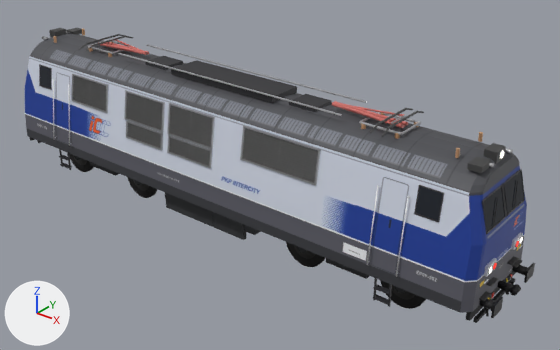
A saved change to the glTF model gra/modele/EP09.glb.
Camera for both pictures: a 50 mm lens placed at (13.36, -14.65, 10.96), pointed at (1.2, 0.55, 1.54). Lighting does not change. The marker at lower left points along +X, +Y and +Z. The picture after the commit comes second. Vertices at exactly the same position are counted once.

Names of what the first picture shows: 'EP09_det_kratka', 'EP09_det_lamela', 'EP09_det_porecz', 'EP09_det_rama', 'EP09_det_szklo', 'EP09_pod_kolo', 'EP09_pod_obrecz', 'EP09_pod_rama', 'EP09_pod_skrz', 'EP09_pudlo', 'EP09_rama', 'EP09_ramie', 'EP09_skrzynia' and 10 more.
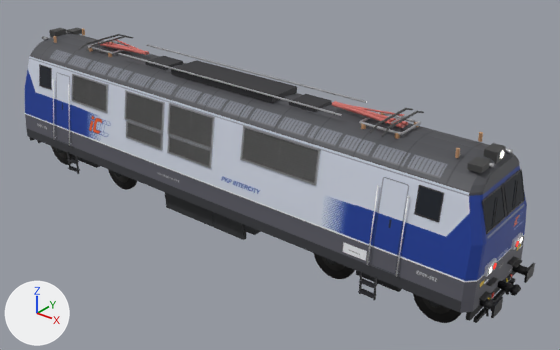
Location of each change, [x1, y1, x2, y2] in pixels of the pictures (560 x 350 px; the box of a moved part takes in the faces that stretch with it):
'EP09_pod_kolo', reshaped (mostly hidden)
    before: [69, 153, 426, 309]
    after: [51, 146, 461, 323]
'EP09_det_rama', reshaped
    before: [39, 65, 525, 307]
    after: [39, 65, 525, 300]
'EP09_pod_obrecz', reshaped (mostly hidden)
    before: [73, 155, 415, 300]
    after: [56, 149, 450, 314]
part 1 of me_sześcian_001, moved or reshaped
    before: [373, 277, 377, 300]
    after: [359, 271, 362, 294]
part 2 of me_sześcian_001, moved or reshaped
    before: [388, 283, 392, 307]
    after: [373, 277, 377, 300]
part 3 of me_sześcian_001, moved or reshaped
    before: [373, 295, 389, 305]
    after: [358, 289, 374, 298]
part 4 of me_sześcian_001, moved or reshaped
    before: [373, 285, 392, 294]
    after: [359, 279, 375, 288]
part 5 of me_sześcian_001, moved or reshaped
    before: [67, 152, 71, 170]
    after: [75, 155, 79, 174]
part 6 of me_sześcian_001, moved or reshaped
    before: [59, 149, 63, 167]
    after: [67, 152, 71, 170]
part 7 of me_sześcian_001, moved or reshaped
    before: [60, 163, 72, 168]
    after: [68, 166, 80, 172]
part 8 of me_sześcian_001, moved or reshaped
    before: [59, 155, 71, 160]
    after: [67, 158, 79, 164]
part 9 of me_cylinder_001, moved or reshaped
    before: [69, 153, 94, 172]
    after: [51, 146, 76, 165]
part 10 of me_cylinder_001, moved or reshaped
    before: [127, 177, 158, 198]
    after: [108, 169, 137, 190]
part 11 of me_cylinder_001, moved or reshaped
    before: [286, 242, 325, 267]
    after: [314, 253, 355, 279]
part 12 of me_cylinder_001, moved or reshaped
    before: [380, 280, 426, 309]
    after: [413, 294, 461, 323]
part 13 of me_cylinder_002, moved or reshaped
    before: [73, 155, 87, 165]
    after: [56, 149, 70, 158]
part 14 of me_cylinder_002, moved or reshaped
    before: [133, 179, 149, 191]
    after: [113, 171, 129, 183]
part 15 of me_cylinder_002, moved or reshaped
    before: [293, 245, 316, 259]
    after: [321, 256, 345, 271]
part 16 of me_cylinder_002, moved or reshaped
    before: [392, 285, 415, 300]
    after: [422, 297, 450, 314]
part 17 of me_cylinder, moved or reshaped
    before: [90, 162, 119, 176]
    after: [72, 155, 100, 168]
part 18 of me_cylinder, moved or reshaped
    before: [297, 246, 308, 253]
    after: [325, 258, 336, 265]
part 19 of me_cylinder, moved or reshaped
    before: [394, 286, 406, 293]
    after: [428, 300, 440, 307]
part 20 of me_cylinder, moved or reshaped
    before: [326, 258, 369, 279]
    after: [356, 270, 402, 292]

The change, as a diff of the scene's bpy script:
```diff
--- a/gra/modele/EP09.glb.py
+++ b/gra/modele/EP09.glb.py
@@ me_sześcian_001 @@
 me_sześcian_001.from_pydata(...)  # 480 vertices, 736 faces; spans x -8.0..8.0, y -1.6..1.6, z 0.4..3.5
+# me_sześcian_001 part 1: the loose piece of 8 vertices spanning x 5.6..5.7, y -1.5, z 0.4..1.0 is moved by (-0.4, 0.0, 0.0)
+# me_sześcian_001 part 2: the loose piece of 8 vertices spanning x 6.0..6.1, y -1.5, z 0.4..1.0 is moved by (-0.4, 0.0, 0.0)
+# me_sześcian_001 part 3: the loose piece of 8 vertices spanning x 5.6..6.0, y -1.6..-1.4, z 0.5 is moved by (-0.4, 0.0, 0.0)
+# me_sześcian_001 part 4: the loose piece of 8 vertices spanning x 5.6..6.0, y -1.6..-1.4, z 0.8 is moved by (-0.4, 0.0, 0.0)
+# me_sześcian_001 part 5: the loose piece of 8 vertices spanning x -5.7..-5.6, y -1.5, z 0.4..1.0 is moved by (0.4, 0.0, 0.0)
+# me_sześcian_001 part 6: the loose piece of 8 vertices spanning x -6.1..-6.0, y -1.5, z 0.4..1.0 is moved by (0.4, 0.0, 0.0)
+# me_sześcian_001 part 7: the loose piece of 8 vertices spanning x -6.0..-5.6, y -1.6..-1.4, z 0.5 is moved by (0.4, 0.0, 0.0)
+# me_sześcian_001 part 8: the loose piece of 8 vertices spanning x -6.0..-5.6, y -1.6..-1.4, z 0.8 is moved by (0.4, 0.0, 0.0)
 me_sześcian_001.materials.append(mat_rama_okna)
@@ me_cylinder_001 @@
-me_cylinder_001.from_pydata(...)  # 448 vertices, 864 faces; spans x -6.62..6.62, y -0.82..0.82, z 0.0..1.25
+me_cylinder_001.from_pydata(...)  # 448 vertices, 864 faces; spans x -7.53..7.53, y -0.82..0.82, z 0.0..1.25
+# me_cylinder_001 part 9: the loose piece of 56 vertices spanning x -6.62..-5.38, y -0.82..-0.68, z 0.0..1.25 is moved by (-0.9, 0.0, 0.0)
+# me_cylinder_001 part 10: the loose piece of 56 vertices spanning x -3.72..-2.47, y -0.82..-0.68, z 0.0..1.25 is moved by (-0.9, 0.0, 0.0)
+# me_cylinder_001 part 11: the loose piece of 56 vertices spanning x 2.48..3.73, y -0.82..-0.68, z 0.0..1.25 is moved by (0.9, 0.0, 0.0)
+# me_cylinder_001 part 12: the loose piece of 56 vertices spanning x 5.38..6.62, y -0.82..-0.68, z 0.0..1.25 is moved by (0.9, 0.0, 0.0)
+# other edits to the shape of me_cylinder_001 do not show in these pictures
 me_cylinder_001.materials.append(mat_pod_kolo)
@@ me_cylinder_002 @@
-me_cylinder_002.from_pydata(...)  # 320 vertices, 608 faces; spans x -6.39..6.39, y -0.82..0.82, z 0.24..1.01
+me_cylinder_002.from_pydata(...)  # 320 vertices, 608 faces; spans x -7.29..7.29, y -0.82..0.82, z 0.24..1.01
+# me_cylinder_002 part 13: the loose piece of 40 vertices spanning x -6.39..-5.61, y -0.82..-0.68, z 0.24..1.01 is moved by (-0.9, 0.0, 0.0)
+# me_cylinder_002 part 14: the loose piece of 40 vertices spanning x -3.49..-2.71, y -0.82..-0.68, z 0.24..1.01 is moved by (-0.9, 0.0, 0.0)
+# me_cylinder_002 part 15: the loose piece of 40 vertices spanning x 2.71..3.49, y -0.82..-0.68, z 0.24..1.01 is moved by (0.9, 0.0, 0.0)
+# me_cylinder_002 part 16: the loose piece of 40 vertices spanning x 5.61..6.39, y -0.82..-0.68, z 0.24..1.01 is moved by (0.9, 0.0, 0.0)
+# other edits to the shape of me_cylinder_002 do not show in these pictures
 me_cylinder_002.materials.append(mat_pod_obrecz)
@@ me_cylinder @@
 me_cylinder.from_pydata(...)  # 528 vertices, 924 faces; spans x -8.0..8.0, y -1.3..1.3, z 0.3..1.1
+# me_cylinder part 17: the loose piece of 8 vertices spanning x -5.2..-4.0, y -1.1..-0.9, z 0.6..0.9 is moved by (-0.9, 0.0, 0.0)
+# me_cylinder part 18: the loose piece of 28 vertices spanning x 2.9..3.3, y -0.9..-0.8, z 0.5..0.8 is moved by (0.9, 0.0, 0.0)
+# me_cylinder part 19: the loose piece of 28 vertices spanning x 5.8..6.2, y -0.9..-0.8, z 0.5..0.8 is moved by (0.9, 0.0, 0.0)
+# me_cylinder part 20: the loose piece of 8 vertices spanning x 3.9..5.2, y -1.1..-0.9, z 0.6..0.9 is moved by (0.9, 0.0, 0.0)
 me_cylinder.materials.append(mat_pod_rama)
```
